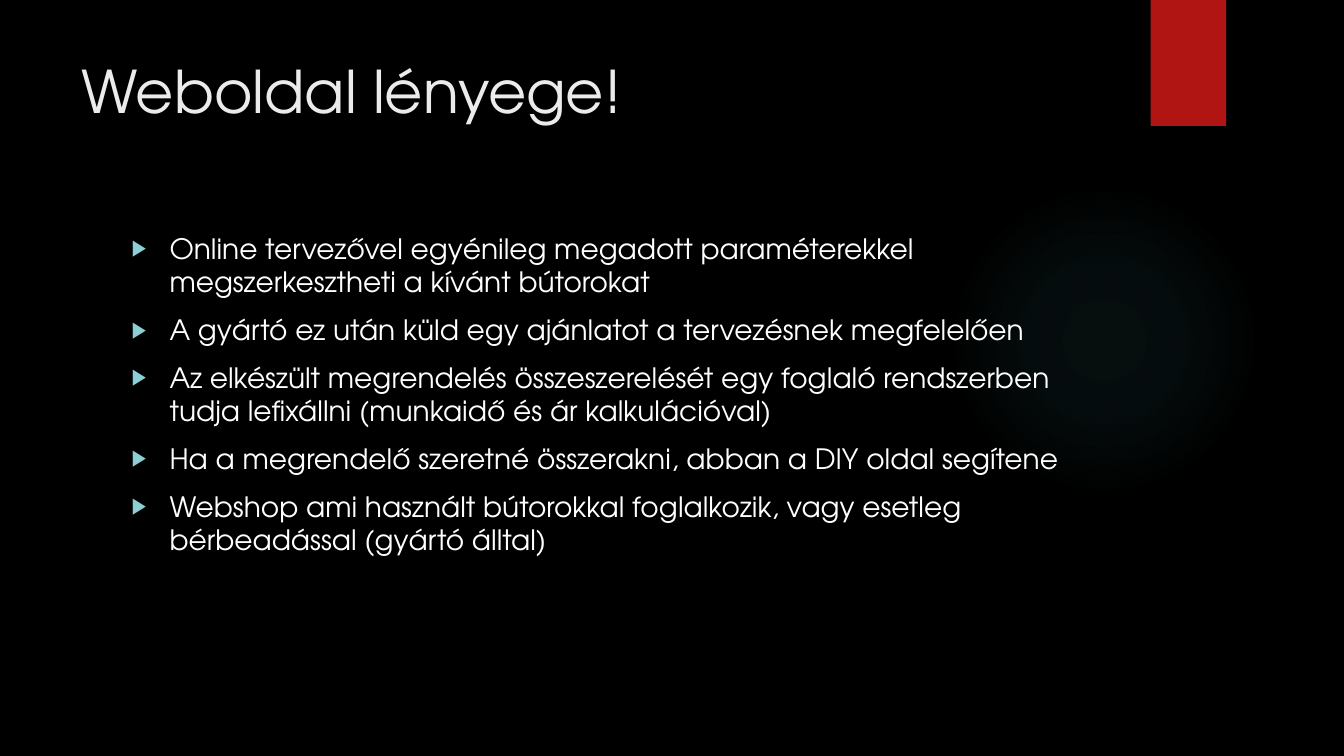
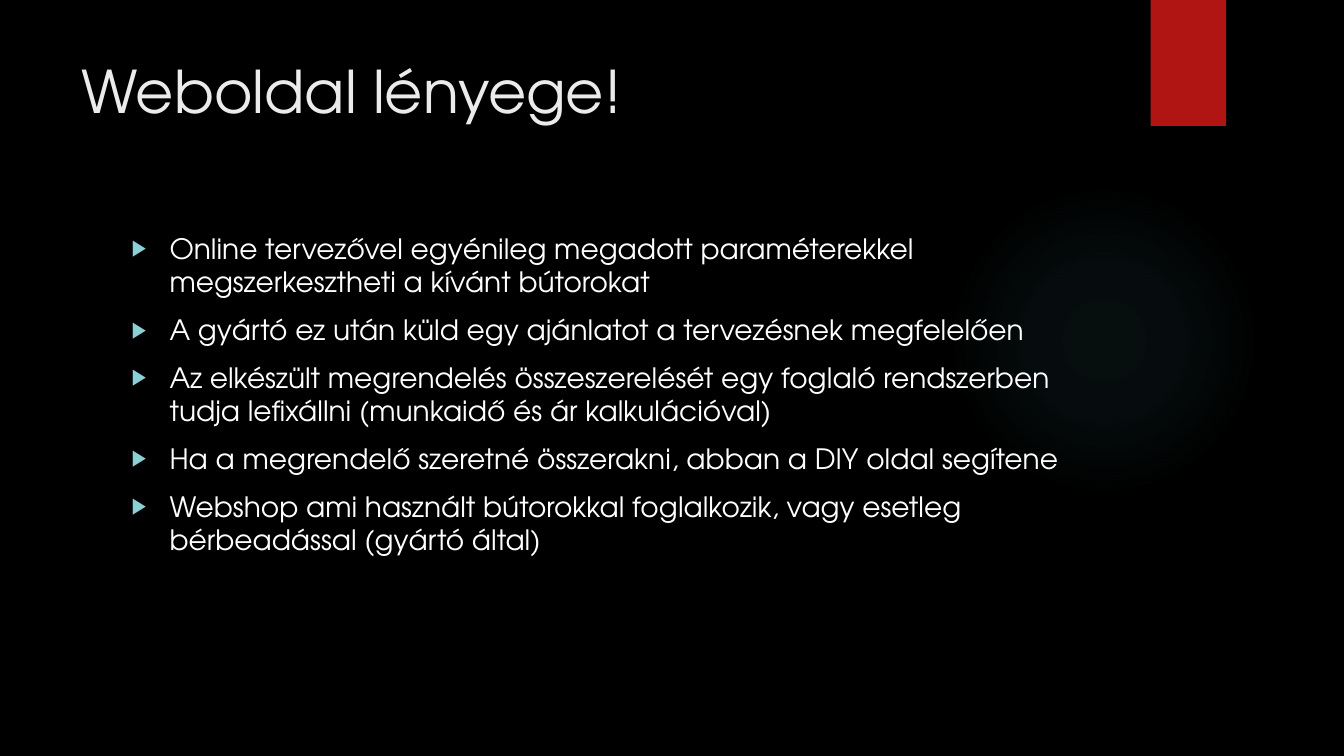
Before and after one commit to And-rea21/Projektmunka1, a slide deck: slide 2 of Szakvizsa projekt.pptx. Drawn at 1344x756 pixels with LibreOffice and Linux fonts; fonts in the diff are those of the drawing; background and template pictures are left out. Boxes give left, top, right and bottom in pixels: in the first picture for what was removed or moved away, otherwise in the second. Text is boxed around its words. In the diff, an @@ line names an element or a change of style, - is before the commit and + after.

Commit message:
Update Szakvizsa projekt.pptx
weboldal struktúra, és tervezett kinézet

```diff
--- a/Szakvizsa projekt.pptx
+++ b/Szakvizsa projekt.pptx
@@ text at bbox=[170, 495, 961, 556]: text changed @@
-▶ Webshop ami használt bútorokkal foglalkozik, vagy esetleg bérbeadással (gyártó álltal)
+▶ Webshop ami használt bútorokkal foglalkozik, vagy esetleg bérbeadással (gyártó által)
```
Also in this commit, not shown: 4 other slides changed, 3 slides added.
